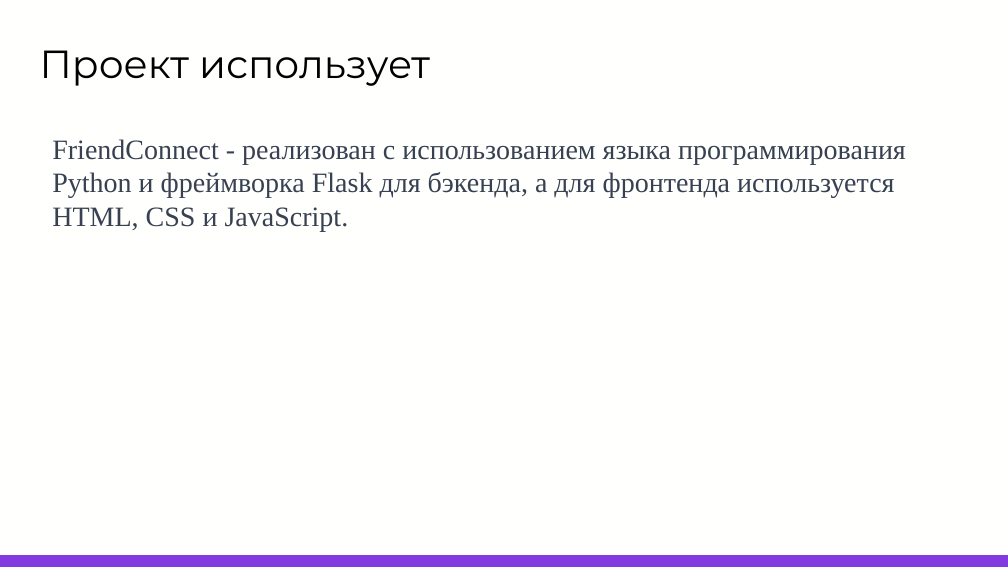
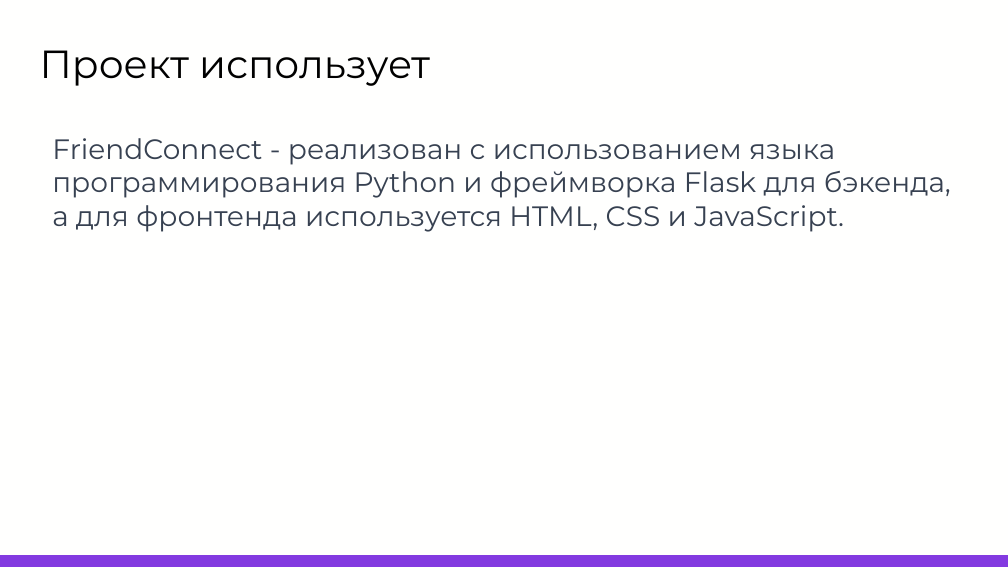
Before and after one commit to IvanCHip/FrendConnect, a slide deck: slide 3 of frend connect/present/Проект PP.pptx. Drawn at 1008x567 pixels with LibreOffice and Linux fonts; fonts in the diff are those of the drawing; background and template pictures are left out. Boxes give left, top, right and bottom in pixels: in the first picture for what was removed or moved away, otherwise in the second. Text is boxed around its words. In the diff, an @@ line names an element or a change of style, - is before the commit and + after.

```diff
--- a/frend connect/present/Проект PP.pptx
+++ b/frend connect/present/Проект PP.pptx
@@ text "FriendConnect - реализован с использованием ..." at <box>52,138,951,232</box>: font Times New Roman to Montserrat @@
```
Also in this commit, not shown: 2 other slides changed.
